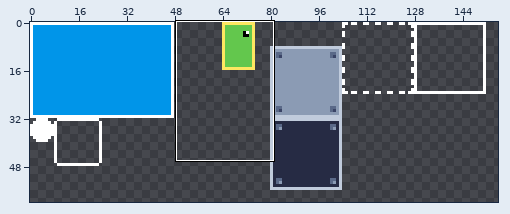
Sprite sheet, stored at res/gfx/entities.png. The picture above shows the old version from afar; the outline marks the close-up.
Close-up. Before:
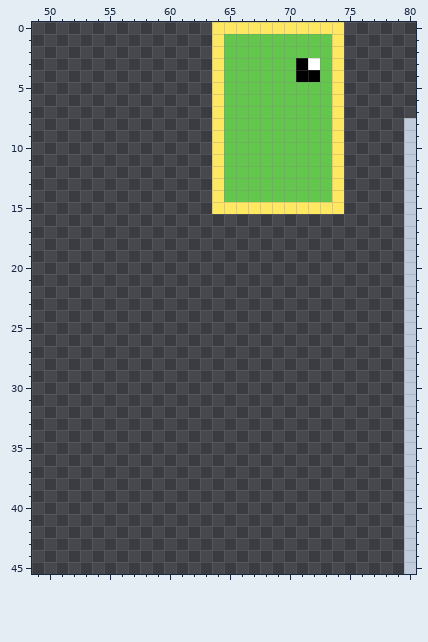
The file is 256x256 pixels. Shown: x 49..80, y 0..45. The wide view leaves out empty margins.
After:
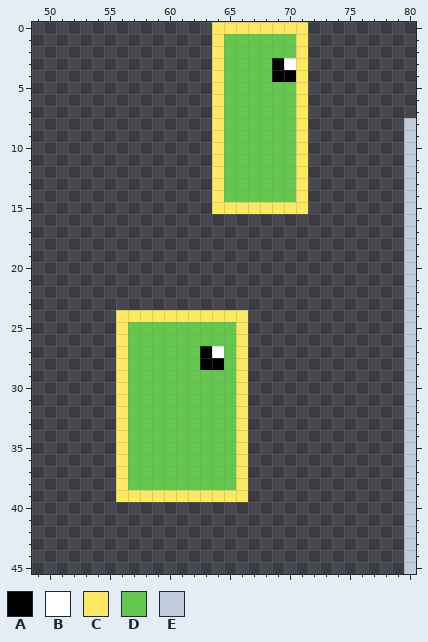
Palette (. is transparent): A #000000  B #ffffff  C #fee761  D #63c74d  E #c0cbdc
The exact change:
y 0: x 72..74 CCC -> ...
y 1..2: x 71..74 DDDC -> C...
y 3: x 69..74 DDABDC -> ABC...
y 4: x 69..74 DDAADC -> AAC...
y 5..14: x 71..74 DDDC -> C...
y 15: x 72..74 CCC -> ...
y 24: x 56..66 ........... -> CCCCCCCCCCC
y 25..26: x 56..66 ........... -> CDDDDDDDDDC
y 27: x 56..66 ........... -> CDDDDDDABDC
y 28: x 56..66 ........... -> CDDDDDDAADC
y 29..38: x 56..66 ........... -> CDDDDDDDDDC
y 39: x 56..66 ........... -> CCCCCCCCCCC
Pixel boxes of the changes (left, top, right, bottom) in both close-ups:
changed: (272, 22, 344, 214)
added: (116, 310, 248, 502)
